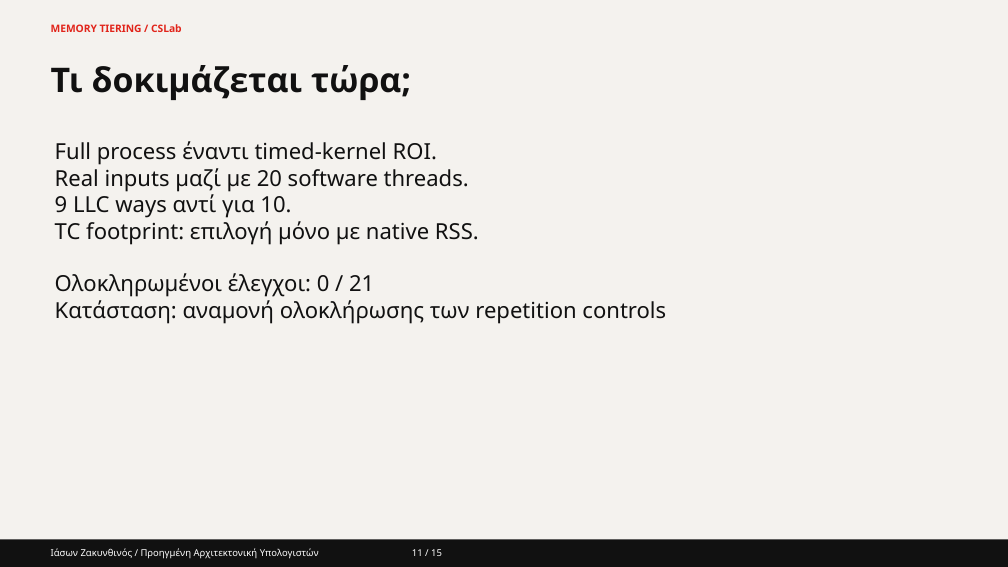
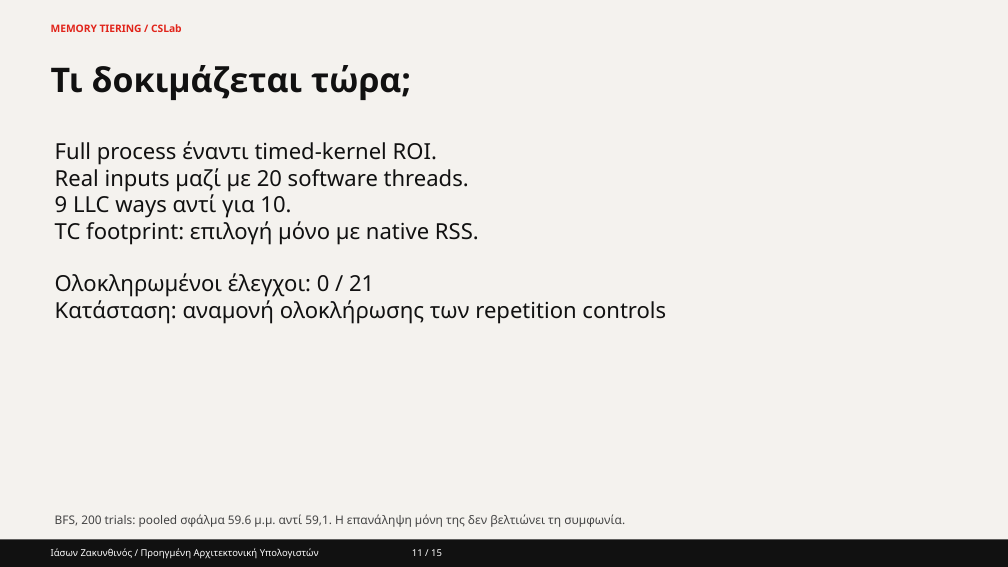
Before and after one commit to Zajason/memory_tiering, a slide deck: slide 11 of presentation/CSLab_Memory_Tiering_Current.pptx. Drawn at 1008x567 pixels with LibreOffice and Linux fonts; fonts in the diff are those of the drawing. Boxes give left, top, right and bottom in pixels: in the first picture for what was removed or moved away, otherwise in the second. Text is boxed around its words. In the diff, an @@ line names an element or a change of style, - is before the commit and + after.

Commit message:
Validate 200-trial BFS control and preserve negative pooled agreement result

```diff
--- a/presentation/CSLab_Memory_Tiering_Current.pptx
+++ b/presentation/CSLab_Memory_Tiering_Current.pptx
@@ text added at (55, 514, 625, 527), 11.2 pt, text #444444 @@
+BFS, 200 trials: pooled σφάλμα 59.6 μ.μ. αντί 59,1. Η επανάληψη μόνη της δεν βελτιώνει τη συμφωνία.
```
Also in this commit, not shown: 14 other files.
